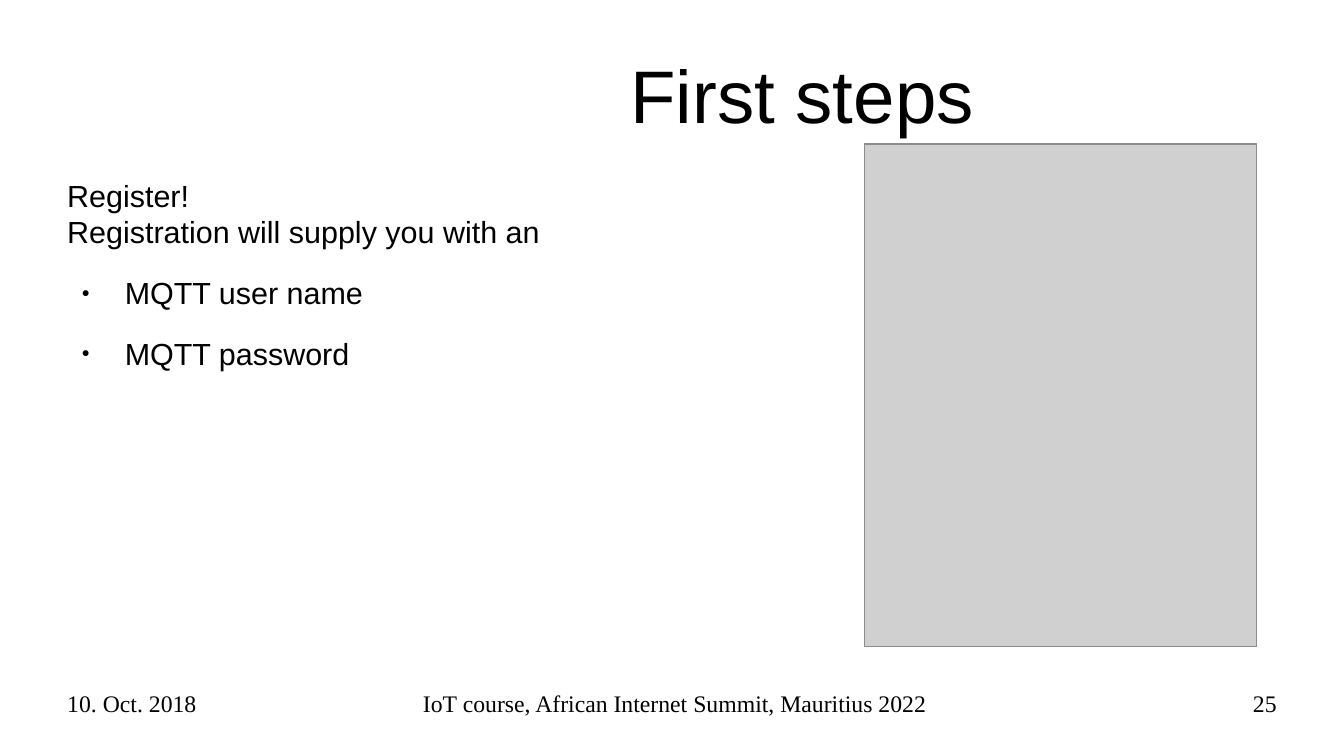
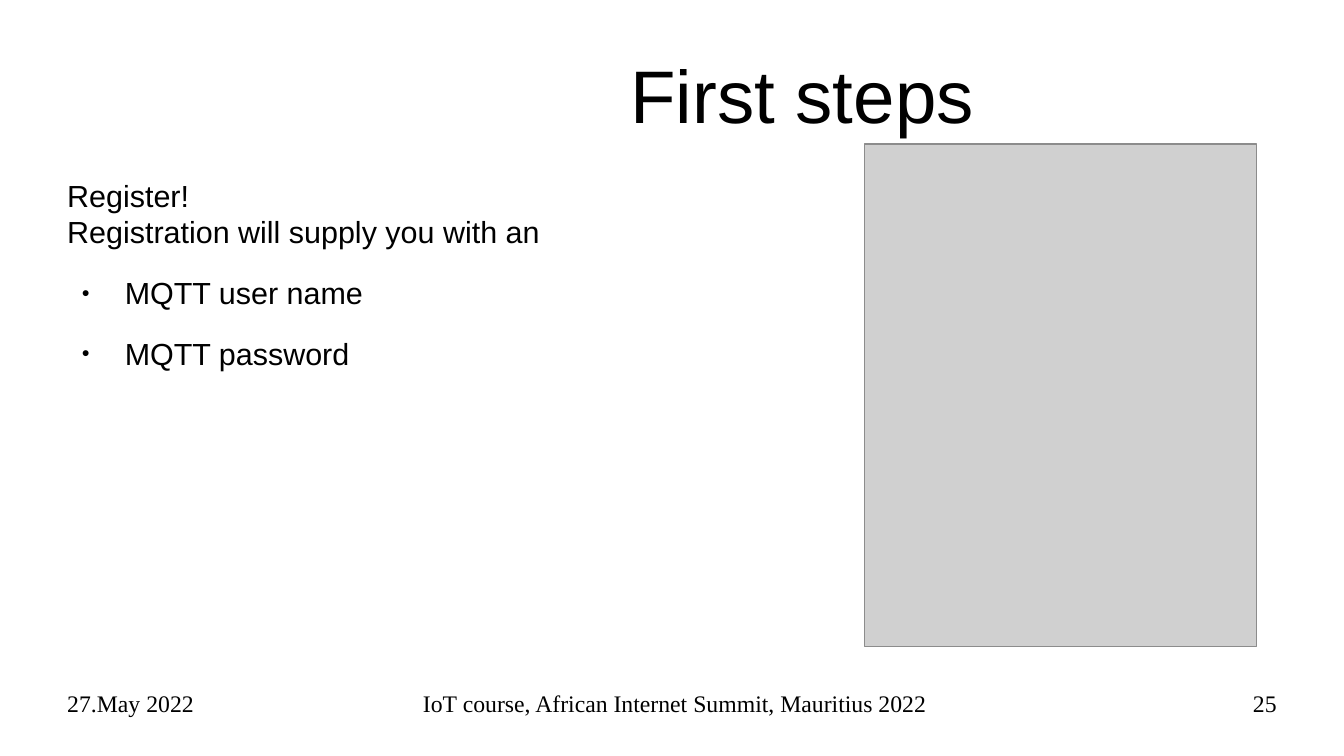
Before and after one commit to uraich/AIS-2022_IoT_Tutorial, a slide deck: slide 25 of slides/ais2022_lect2.pptx. Drawn at 1344x756 pixels with LibreOffice and Linux fonts; fonts in the diff are those of the drawing; grey boxes stand for pictures; background and template pictures are left out. Boxes give left, top, right and bottom in pixels: in the first picture for what was removed or moved away, otherwise in the second. Text is boxed around its words. In the diff, an @@ line names an element or a change of style, - is before the commit and + after.

```diff
--- a/slides/ais2022_lect2.pptx
+++ b/slides/ais2022_lect2.pptx
@@ text at bbox=[67, 696, 193, 717]: text changed @@
-10. Oct. 2018
+27.May 2022
```
Also in this commit, not shown: 37 other slides changed, 1 other file.
